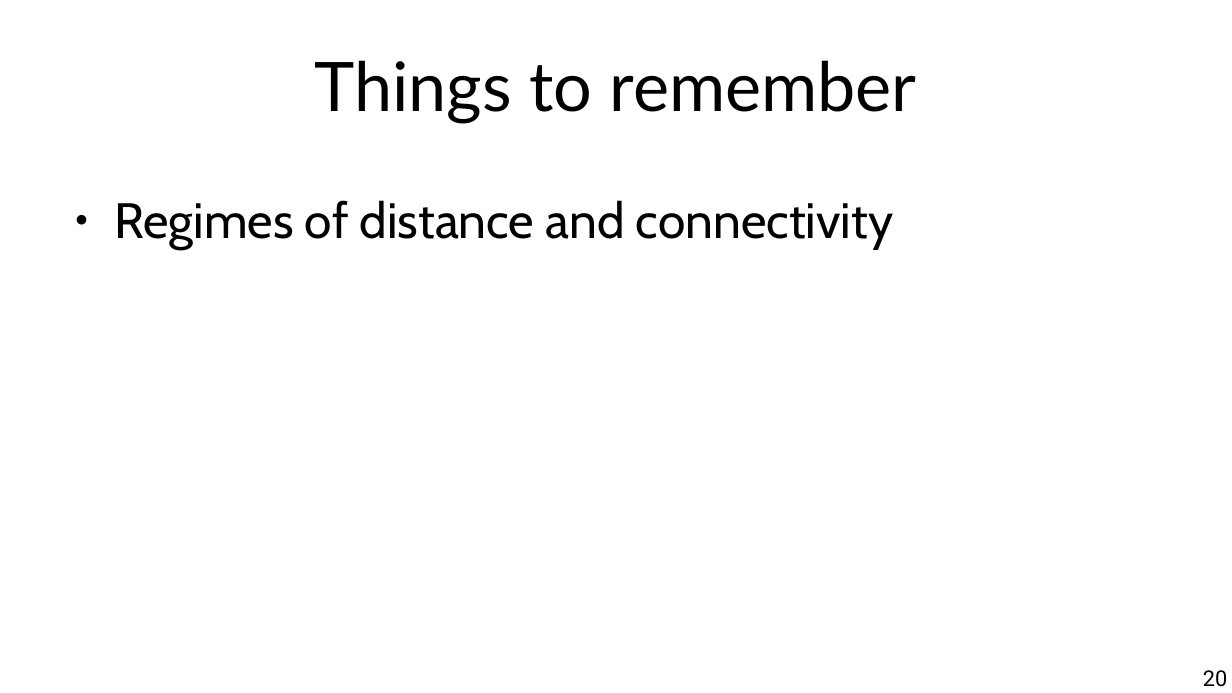
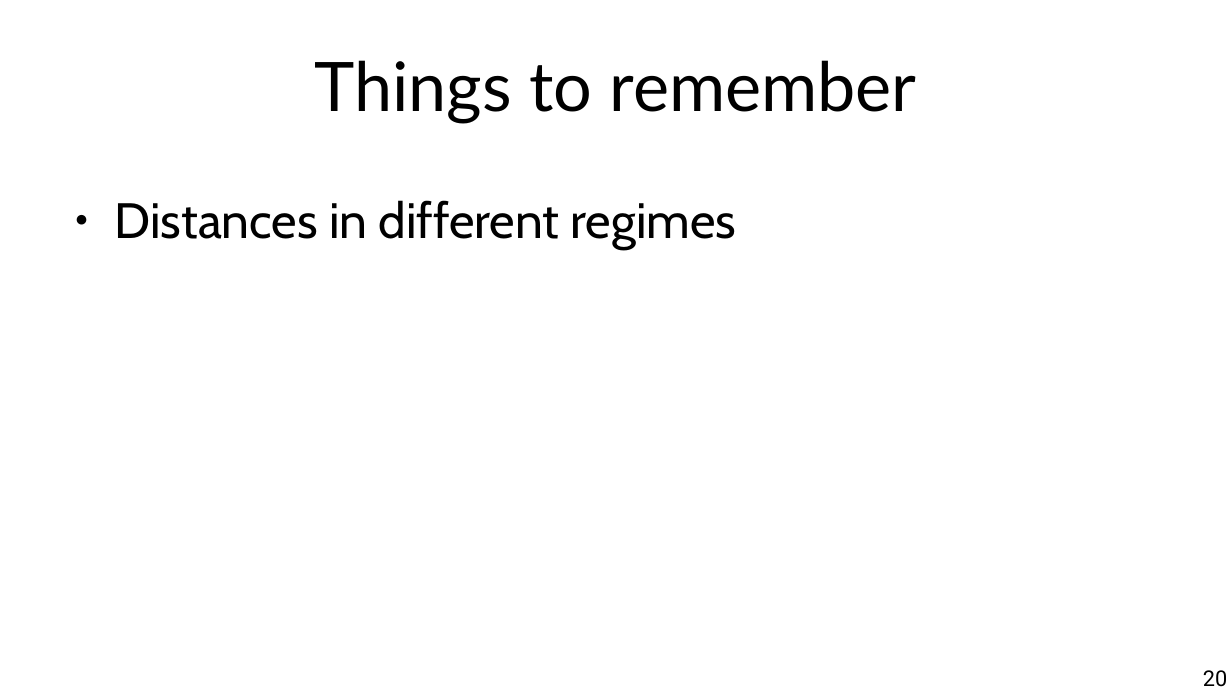
Before and after one commit to chatox/networks-science-course, a slide deck: slide 20 of theory/odp/tt14-distances_scale_free_nets.odp. Drawn at 1232x693 pixels with LibreOffice and Linux fonts; fonts in the diff are those of the drawing. Boxes give left, top, right and bottom in pixels: in the first picture for what was removed or moved away, otherwise in the second. Text is boxed around its words. In the diff, an @@ line names an element or a change of style, - is before the commit and + after.

```diff
--- a/theory/odp/tt14-distances_scale_free_nets.odp
+++ b/theory/odp/tt14-distances_scale_free_nets.odp
@@ text at (114, 200, 737, 248): text changed @@
-● Regimes of distance and connectivity
+● Distances in different regimes
```
Also in this commit, not shown: 4 other slides changed, 2 other files.
